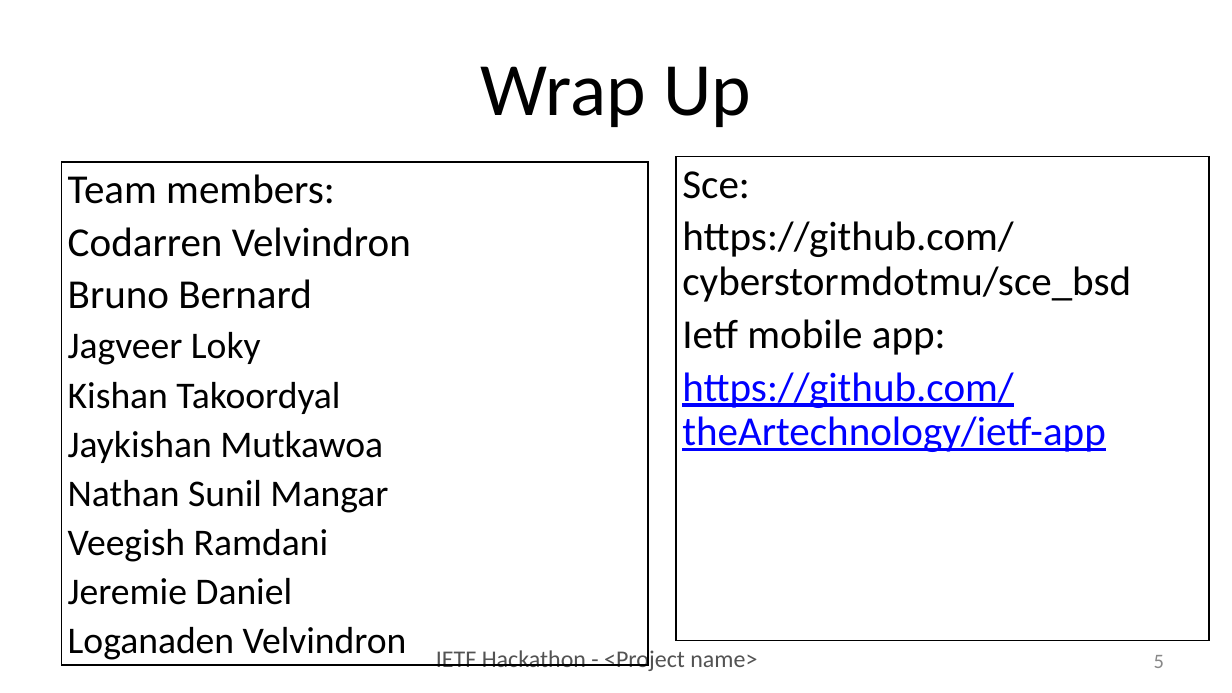
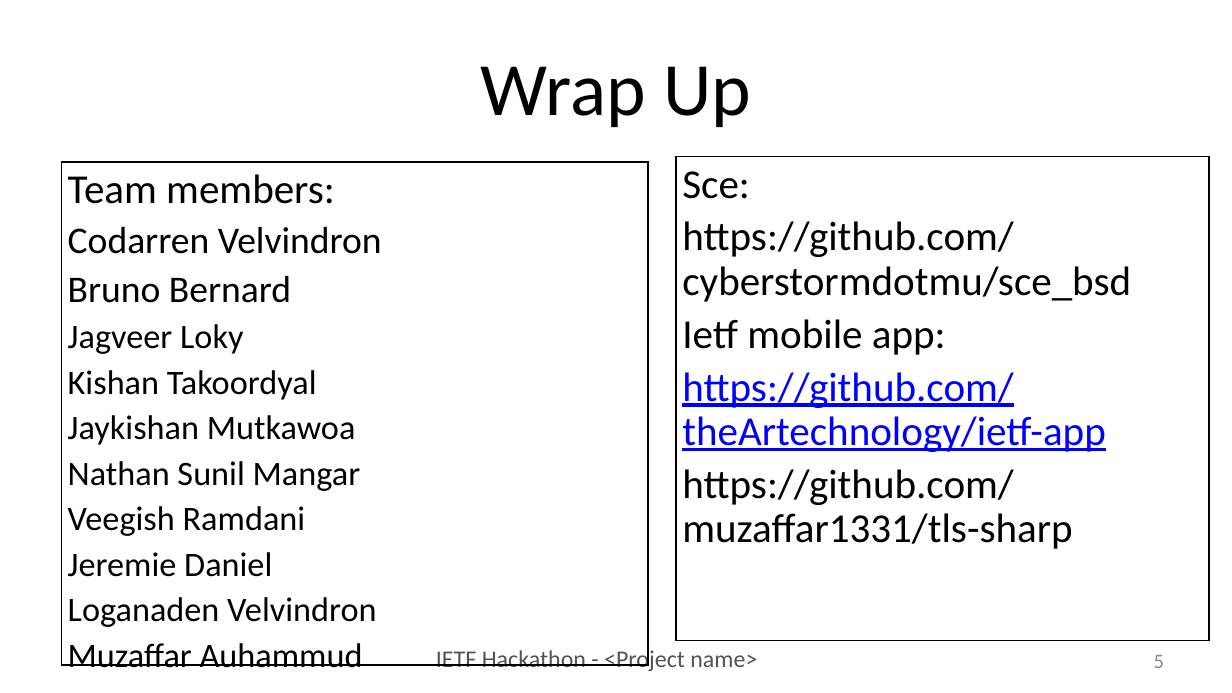
Before and after one commit to IETF-Hackathon/ietf105-project-presentations, a slide deck: slide 5 of hackathon-presentation-ietf105_tls13_ssh_sce_ma_dscp_le_phb.pptx. Drawn at 1232x693 pixels with LibreOffice and Linux fonts; fonts in the diff are those of the drawing. Boxes give left, top, right and bottom in pixels: in the first picture for what was removed or moved away, otherwise in the second. Text is boxed around its words. In the diff, an @@ line names an element or a change of style, - is before the commit and + after.

Commit message:
include work on tls-sharp

```diff
--- a/hackathon-presentation-ietf105_tls13_ssh_sce_ma_dscp_le_phb.pptx
+++ b/hackathon-presentation-ietf105_tls13_ssh_sce_ma_dscp_le_phb.pptx
@@ text in rectangle at (68, 227, 382, 627): size 24 to 22 pt in "Codarren Velvindron", "Bruno Bernard"; size 22 to 20 pt in "Jagveer Loky", "Kishan Takoordyal", "Jaykishan Mutkawoa", "Nathan Sunil Mangar" and 3 more places @@
@@ text in rectangle at (682, 469, 1072, 549): paragraph added @@
+https://github.com/muzaffar1331/tls-sharp
@@ text in rectangle at (68, 643, 363, 668): paragraph added @@
+Muzaffar Auhammud
```
Also in this commit, not shown: 1 other slide changed.
